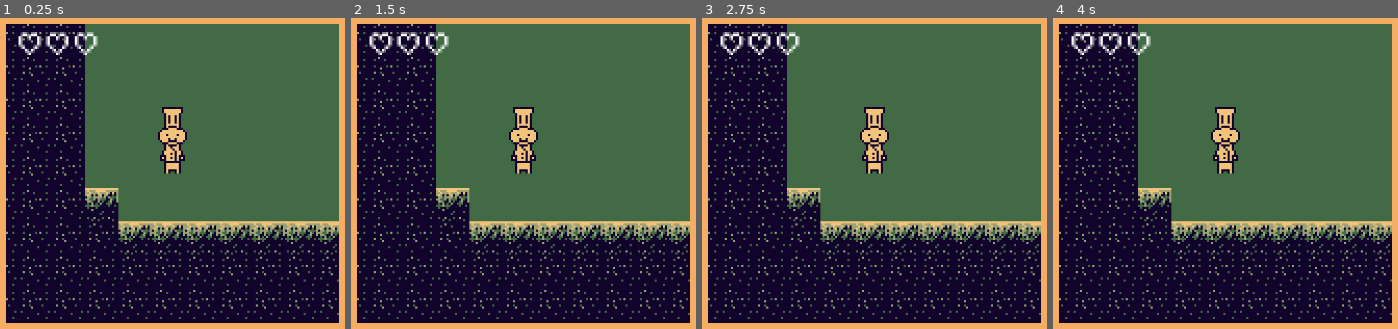
Above: before the commit, frames 1-4 (left to right).
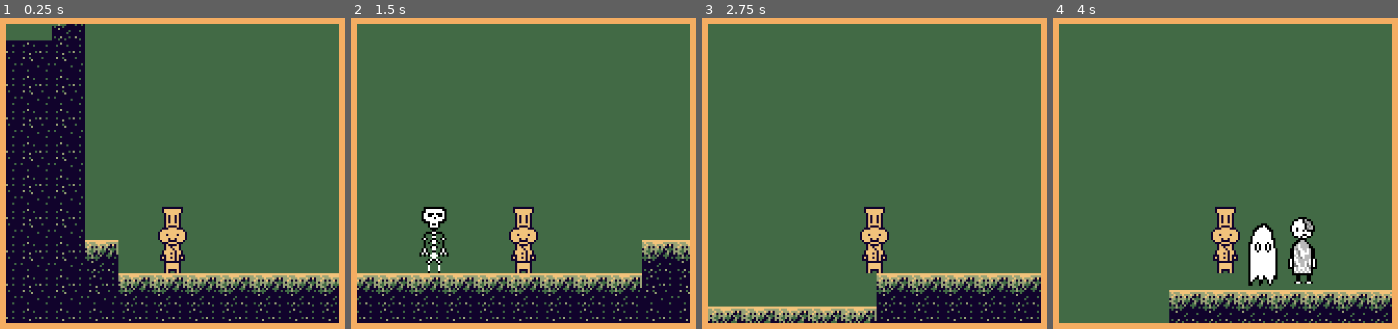
Above: after the commit, the same moments.

Repository: alexmat2on/gbjam-12
Game: Godot game, scene res://root.tscn
Same seed, same stepped clock (60 frames per second), same inputs: the game is played once before the commit and once after it.
Inputs:
- Up to frame 1 (0.25 s): no input
- Up to frame 2 (1.5 s): tap Enter at 0.5 s; hold D (right) from 0.53 s (still down); tap W (up) at 0.77 s
- Up to frame 3 (2.75 s): tap W (up) at 1.52 s; release D (right) at 2.03 s; hold A (left) from 2.03 s (still down)
- Up to frame 4 (4 s): release A (left) at 2.78 s; hold D (right) from 2.78 s (still down); tap W (up) at 3.02, 3.77 s

The runs differ from the first frame. In frame 1, 22% of the frame differs, in the area x 1-99%, y 1-98%; in frame 2, 37%; in frame 3, 42%; in frame 4, 44%, in the area x 1-99%, y 1-99%.

Commit message:
fix/revert some stuff

Diff:
--- a/godot/components/game/game.tscn
+++ b/godot/components/game/game.tscn
@@ -26,13 +26,12 @@
 
 [node name="Player" parent="." instance=ExtResource("1_jxhnh")]
 position = Vector2(11, -9)
-script = null
 
-[node name="Camera2D" type="Camera2D" parent="Player"]
+[node name="Camera2D2" type="Camera2D" parent="Player"]
+offset = Vector2(0, -48)
 
 [node name="Skeleton" parent="." instance=ExtResource("1_25xm7")]
-position = Vector2(422, -37)
-script = null
+position = Vector2(239, -2)
 
 [node name="Ghost" parent="." instance=ExtResource("3_tsgwt")]
 position = Vector2(350, -34)
--- a/godot/root.tscn
+++ b/godot/root.tscn
@@ -1,9 +1,7 @@
-[gd_scene load_steps=5 format=3 uid="uid://bhduax5jl1o5r"]
+[gd_scene load_steps=3 format=3 uid="uid://bhduax5jl1o5r"]
 
 [ext_resource type="Script" path="res://components/game/GameViewportContainer.gd" id="1_36d7k"]
 [ext_resource type="PackedScene" uid="uid://dyaci2ciwkxfh" path="res://components/game/game.tscn" id="1_jq1mj"]
-[ext_resource type="FontFile" uid="uid://dt07fim45khyb" path="res://assets/Early GameBoy.ttf" id="2_x4dhp"]
-[ext_resource type="Script" path="res://healthbar.gd" id="4_n118q"]
 
 [node name="Root" type="Control"]
 layout_mode = 3
@@ -41,20 +39,4 @@
 size = Vector2i(160, 144)
 render_target_update_mode = 4
 
-[node name="Control" type="Control" parent="GameViewportContainer/SubViewport"]
-layout_mode = 3
-anchors_preset = 0
-
-[node name="Game" parent="GameViewportContainer/SubViewport/Control" instance=ExtResource("1_jq1mj")]
-
-[node name="CanvasLayer" type="CanvasLayer" parent="GameViewportContainer/SubViewport/Control"]
-
-[node name="Healthbar" type="RichTextLabel" parent="GameViewportContainer/SubViewport/Control/CanvasLayer"]
-texture_filter = 1
-offset_right = 160.0
-offset_bottom = 161.0
-size_flags_horizontal = 3
-theme_override_fonts/normal_font = ExtResource("2_x4dhp")
-theme_override_font_sizes/normal_font_size = 12
-fit_content = true
-script = ExtResource("4_n118q")
+[node name="Game" parent="GameViewportContainer/SubViewport" instance=ExtResource("1_jq1mj")]
